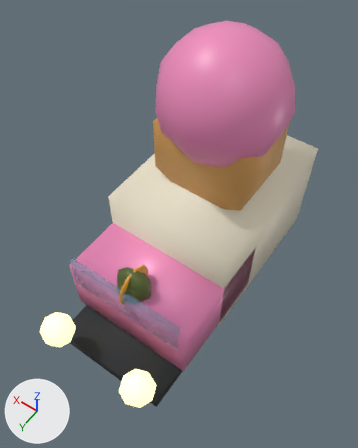
Before and after pictures for a commit that changed the Blender file assets-src/cars/helado/helado.blend.
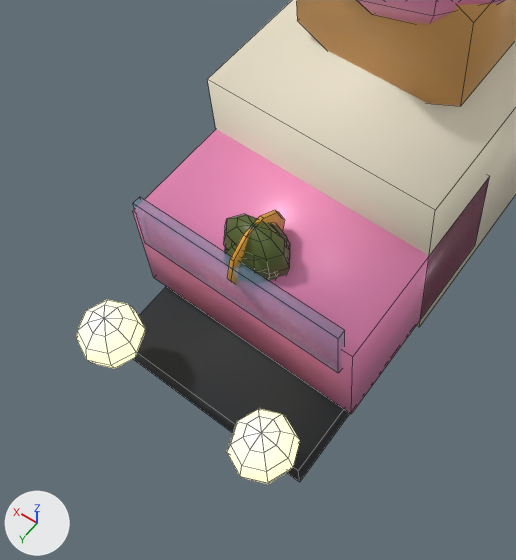
Old and new are each drawn whole from a camera (50 mm lens) standing at (-1.4, 2.09, 3.99) and looking at (-0.05, 0.22, 1.04) and again close up on the part from 0% to 75% of the width and 35% to 100% of the height. Every picture has the same lights, and +X, +Y and +Z are marked at lower left. The first two pictures are the older version. The close-ups show mesh edges as thin lines.

Objects in the first close-up: 'Helado'.
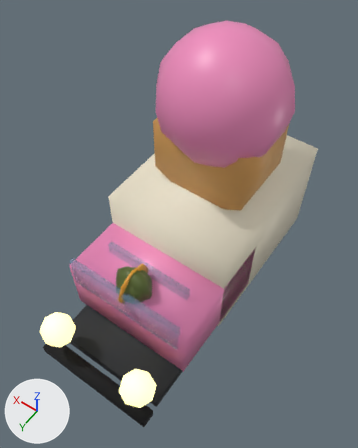
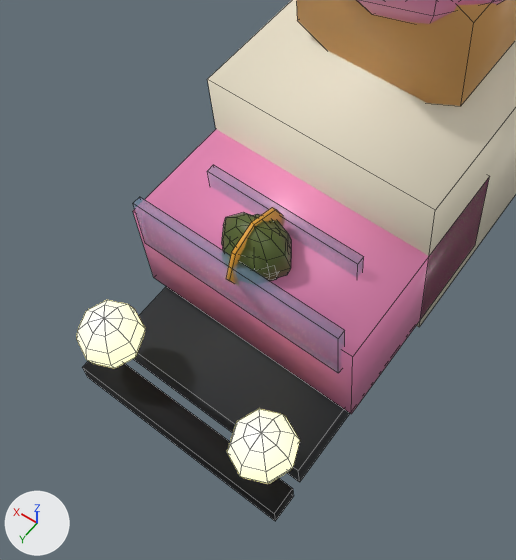
Patch to the scene script:
```diff
--- a/assets-src/cars/helado/helado.blend.py
+++ b/assets-src/cars/helado/helado.blend.py
@@ mat_rubber @@
+mat_rubber = principled_material('Rubber')
+mat_rubber.base_color = (0.00304, 0.00335, 0.00439)  # black #0a0b0e
+mat_rubber.roughness = 0.9
@@ mat_glass_001 @@
+mat_glass_001 = principled_material('Glass.001')
+mat_glass_001.base_color = (0.0103, 0.0212, 0.0395)  # dark blue #1a2838
+mat_glass_001.roughness = 0.06
+mat_glass_001.alpha = 0.55
@@ mat_rubber_001 @@
+mat_rubber_001 = principled_material('Rubber.001')
+mat_rubber_001.base_color = (0.00304, 0.00304, 0.00304)  # black #0a0a0a
+mat_rubber_001.roughness = 0.85
@@ me_helado @@
 # used by ob_helado; location = (0.0, 0.0, 0.0)
-me_helado.from_pydata(...)  # 422 vertices, 436 faces; spans x -0.55..0.55, y -1.15..1.36, z -0.02..2.3
+me_helado.from_pydata(...)  # 442 vertices, 452 faces; spans x -0.55..0.55, y -1.15..1.36, z -0.02..2.3
+# me_helado part 1: a new loose piece, a box spanning x -0.375..0.375, y 0.53..0.57, z 0.41..0.83, in mat_glass (blue #88aacc)
+# me_helado part 2: a new loose piece, a box spanning x -0.525..0.525, y 1.22..1.34, z 0.03..0.13, in mat_rubber (black #0a0b0e)
+# me_helado part 3: 62 vertices moved from x -0.16..0.16, y 0.55..0.82, z 0.65..0.87 to x -0.17..0.17, y 0.55..0.82, z 0.65..0.88; 143 vertices removed from x -0.13..0.13, y 0.58..0.89, z 0.5..0.95; 123 vertices added at x -0.13..0.13, y 0.58..0.9, z 0.62..0.97
+# other edits to the shape of me_helado do not show in these pictures
 me_helado.materials.append(mat_matte)
@@ me_helado @@
 me_helado.materials.append(mat_trim_002)
-me_helado.materials.append(mat_matte_003)  # dark green #3d4a22
-me_helado.materials.append(mat_matte_004)  # black #111111
+me_helado.materials.append(mat_rubber)  # black #0a0b0e
+me_helado.materials.append(mat_glass_001)  # dark blue #1a2838
+me_helado.materials.append(mat_rubber_001)  # black #0a0a0a
```

Where the change shows, as pixel boxes [x1, y1, x2, y2] in the close-ups (516 x 560 px; the box of a moved part takes in the faces that stretch with it):
'Helado', reshaped
    before: [76, 0, 516, 484]
    after: [76, 0, 516, 521]
part 1 of me_helado, added
    after: [207, 165, 364, 278]
part 2 of me_helado, added
    after: [82, 361, 294, 521]
part 3 of me_helado, moved or reshaped
    before: [223, 210, 290, 284]
    after: [221, 207, 291, 284]
